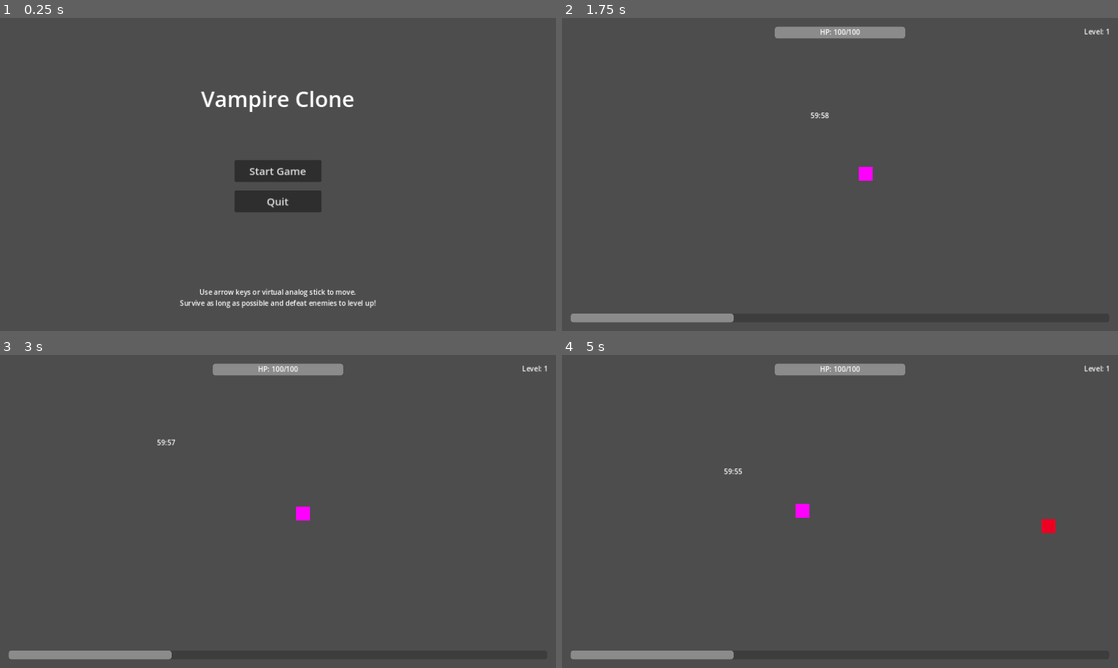
Above: before the commit, frames 1-4 (two rows, left to right).
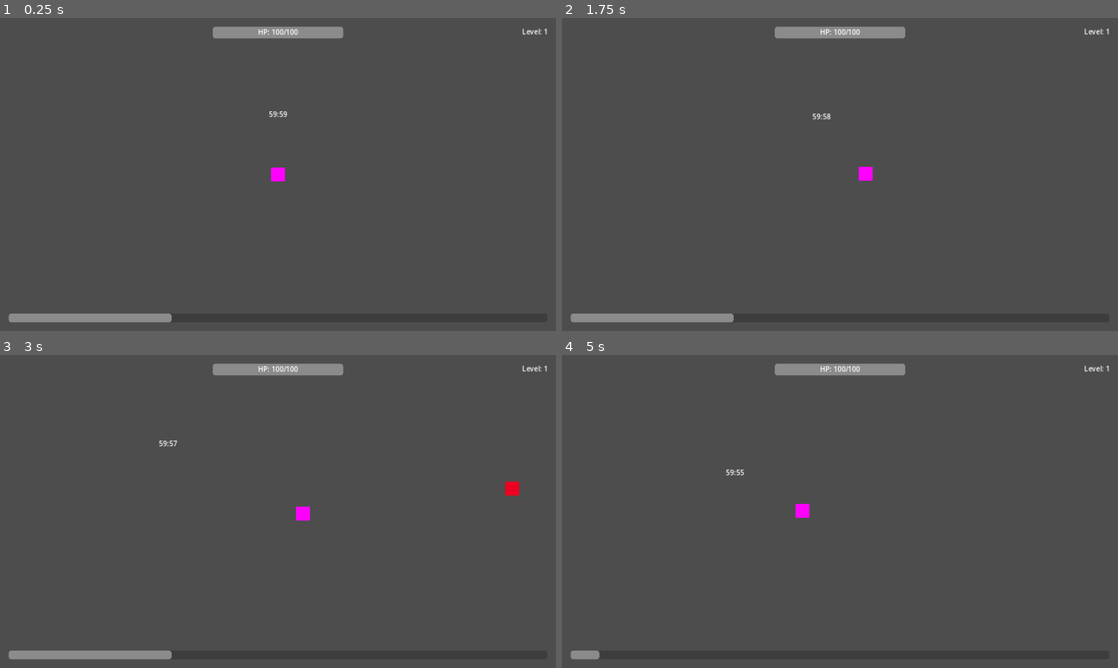
Above: after the commit, the same moments.

Repository: Elgert/first-game
Game: Godot game, scene res://scenes/game.tscn
The game is run twice, just before and just after one commit, with the same random seed, the same clock (stepped at 60 frames per second) and the same inputs. Before the commit the project starts from res://scenes/main.tscn.
Inputs (mouse positions are in pixels of both pictures, inside the frame that each line leads up to):
- Up to frame 1 (0.25 s): no input
- Up to frame 2 (1.75 s): click (840, 171) at 0.5 s, where only the run before the commit has a clickable "Start Game"; move the mouse to (962, 158) at 1.27 s; hold Right (ui_right) from 1.28 s (still down); click (962, 158) at 1.42 s
- Up to frame 3 (3 s): release Right (ui_right) at 2 s; drag from (166, 527) to (250, 574) at 2.02 s; move the mouse to (333, 442) at 2.77 s; hold Right (ui_right) from 2.78 s (still down)
- Up to frame 4 (5 s): release Right (ui_right) at 3.5 s; drag from (812, 574) to (673, 464) at 3.52 s; move the mouse to (1006, 558) at 4.27 s; hold Left (ui_left) from 4.28 s (still down)

The runs differ from the first frame. In frame 1, 5.1% of the frame differs, in the area x 1-99%, y 2-98%; in frame 2, less than 0.1%; in frame 3, 0.2%; in frame 4, 0.9%.

Commit message:
Update main scene reference, enhance VSCode settings, and refine scene files with UID adjustments and new weapon functionality

Diff:
--- a/project.godot
+++ b/project.godot
@@ -11,7 +11,7 @@
 [application]
 
 config/name="Vampire Clone"
-run/main_scene="res://scenes/main.tscn"
+run/main_scene="res://scenes/game.tscn"
 config/features=PackedStringArray("4.2")
 config/icon="res://icon.svg"
 
--- a/scenes/analog_stick.tscn
+++ b/scenes/analog_stick.tscn
@@ -39,7 +39,7 @@
 grow_horizontal = 2
 grow_vertical = 2
 mouse_filter = 2
-color = Color(0.0, 0.0, 0.0, 0.196078)
+color = Color(0, 0, 0, 0.196078)
 
 [node name="CollisionShape2D" type="CollisionShape2D" parent="Base"]
 position = Vector2(100, 100)
--- a/scenes/enemy_basic.tscn
+++ b/scenes/enemy_basic.tscn
@@ -22,7 +22,6 @@
 
 [node name="PlayerDetection" type="Area2D" parent="."]
 collision_layer = 0
-collision_mask = 1
 
 [node name="CollisionShape2D" type="CollisionShape2D" parent="PlayerDetection"]
 shape = SubResource("CircleShape2D_v83y3")
--- a/scenes/game.tscn
+++ b/scenes/game.tscn
@@ -1,12 +1,8 @@
-[gd_scene load_steps=6 format=3 uid="uid://df0a1j1cqpbkk"]
+[gd_scene load_steps=5 format=3 uid="uid://yyenrdmatgy0"]
 
-[ext_resource type="PackedScene" uid="uid://b3r45kypfcy2u" path="res://scenes/player.tscn" id="1_yt1ie"]
-[ext_resource type="PackedScene" uid="uid://dsgjlq6u7x38s" path="res://scenes/analog_stick.tscn" id="2_oj3va"]
-[ext_resource type="Script" path="res://scripts/game_manager.gd" id="3_dkyex"]
-
-[sub_resource type="FastNoiseLite" id="FastNoiseLite_87pnb"]
-noise_type = 2
-frequency = 0.0073
+[ext_resource type="PackedScene" uid="uid://nvkr7gbbtpua" path="res://scenes/player.tscn" id="1_yt1ie"]
+[ext_resource type="PackedScene" uid="uid://bdwf8kr1c001" path="res://scenes/analog_stick.tscn" id="2_oj3va"]
+[ext_resource type="Script" uid="uid://605eqxdl1ftw" path="res://scripts/game_manager.gd" id="3_dkyex"]
 
 [sub_resource type="TileSet" id="TileSet_8n50p"]
 
@@ -19,15 +15,10 @@
 layer_0/name = "Ground"
 
 [node name="Player" parent="." instance=ExtResource("1_yt1ie")]
-position = Vector2(0, 0)
 
 [node name="CanvasLayer" type="CanvasLayer" parent="."]
 
 [node name="AnalogStick" parent="CanvasLayer" instance=ExtResource("2_oj3va")]
-offset_left = 0.0
-offset_top = 0.0
-offset_right = 0.0
-offset_bottom = 0.0
 
 [node name="HUD" type="Control" parent="CanvasLayer"]
 layout_mode = 3
@@ -93,7 +84,6 @@
 grow_horizontal = 2
 grow_vertical = 0
 max_value = 1.0
-step = 0.01
 value = 0.3
 show_percentage = false
 
--- a/scenes/player.tscn
+++ b/scenes/player.tscn
@@ -1,6 +1,7 @@
-[gd_scene load_steps=4 format=3 uid="uid://b3r45kypfcy2u"]
+[gd_scene load_steps=5 format=3 uid="uid://nvkr7gbbtpua"]
 
-[ext_resource type="Script" path="res://scripts/player.gd" id="1_kcvxj"]
+[ext_resource type="Script" uid="uid://btq0tuwbjwnw5" path="res://scripts/player.gd" id="1_kcvxj"]
+[ext_resource type="Script" uid="uid://cw1aahoubta0a" path="res://scripts/weapon_projectile.gd" id="2_kpxe5"]
 
 [sub_resource type="CircleShape2D" id="CircleShape2D_u7fnj"]
 radius = 16.0
@@ -22,3 +23,6 @@
 [node name="Camera2D" type="Camera2D" parent="."]
 position_smoothing_enabled = true
 position_smoothing_speed = 3.0
+
+[node name="BasicWeapon" type="Node2D" parent="."]
+script = ExtResource("2_kpxe5")
--- a/scripts/weapon_base.gd
+++ b/scripts/weapon_base.gd
@@ -5,14 +5,14 @@
 # Weapon properties
 @export var weapon_name = "Base Weapon"
 @export var damage = 10
-@export var attack_speed = 1.0  # Attacks per second
+@export var attack_speed = 1.0 # Attacks per second
 @export var attack_range = 200.0
 @export var level = 1
 @export var max_level = 8
 
 # Internal variables
 var cooldown_timer = 0.0
-var cooldown = 1.0  # Will be set based on attack_speed
+var cooldown = 1.0 # Will be set based on attack_speed
 var target = null
 
 # References
@@ -63,9 +63,9 @@
 # Apply stat upgrades based on level
 func _apply_upgrade():
 	# Base implementation - override in specific weapons
-	damage = int(damage * 1.2)  # 20% damage increase per level
-	attack_speed *= 1.1  # 10% attack speed increase per level
-	attack_range *= 1.05  # 5% range increase per level
+	damage = int(damage * 1.2) # 20% damage increase per level
+	attack_speed *= 1.1 # 10% attack speed increase per level
+	attack_range *= 1.05 # 5% range increase per level
 
 	# Update cooldown based on new attack speed
 	cooldown = 1.0 / attack_speed
--- a/scripts/weapon_projectile.gd
+++ b/scripts/weapon_projectile.gd
@@ -1,15 +1,40 @@
-extends WeaponBase
+extends Node2D
 
+# Weapon properties
+@export var weapon_name = "Projectile Weapon"
+@export var damage = 10
+@export var attack_speed = 1.0  # Attacks per second
+@export var attack_range = 500.0
+@export var level = 1
+@export var max_level = 8
+
+# Projectile specific properties
 @export var projectile_speed = 300.0
 @export var projectile_count = 1
-@export var projectile_spread = 15.0 # Degrees between projectiles
-@export var pierce_count = 0 # How many enemies a projectile can pierce (0 = no piercing)
+@export var projectile_spread = 15.0  # Degrees between projectiles
+@export var pierce_count = 0  # How many enemies a projectile can pierce (0 = no piercing)
+
+# Internal variables
+var cooldown_timer = 0.0
+var cooldown = 1.0  # Will be set based on attack_speed
 
 var projectile_scene = preload("res://scenes/projectile.tscn")
 
 func _ready():
-	super._ready()
-	weapon_name = "Projectile Weapon"
+	# Initialize weapon
+	cooldown = 1.0 / attack_speed
+
+func _physics_process(delta):
+	# Handle cooldown
+	cooldown_timer -= delta
+
+	# Check if can attack
+	if cooldown_timer <= 0:
+		# Find targets and attack
+		attack()
+
+		# Reset cooldown
+		cooldown_timer = cooldown
 
 func attack():
 	var enemies = get_tree().get_nodes_in_group("enemies")
@@ -43,7 +68,7 @@
 	projectile.damage = damage
 	projectile.speed = projectile_speed
 	projectile.pierce_count = pierce_count
-	projectile.source = owner_node # The player
+	projectile.source = get_parent()  # The player
 
 	# Set position and direction
 	projectile.global_position = global_position
@@ -52,8 +77,37 @@
 	# Add to the scene
 	get_tree().root.add_child(projectile)
 
+# Find nearest enemy within range
+func find_target():
+	var enemies = get_tree().get_nodes_in_group("enemies")
+	var closest_enemy = null
+	var closest_distance = attack_range
+
+	for enemy in enemies:
+		var distance = global_position.distance_to(enemy.global_position)
+		if distance < closest_distance:
+			closest_enemy = enemy
+			closest_distance = distance
+
+	return closest_enemy
+
+# Level up the weapon
+func upgrade():
+	if level < max_level:
+		level += 1
+		_apply_upgrade()
+		return true
+	return false
+
+# Apply stat upgrades based on level
 func _apply_upgrade():
-	super._apply_upgrade()
+	# Base implementation
+	damage = int(damage * 1.2)  # 20% damage increase per level
+	attack_speed *= 1.1  # 10% attack speed increase per level
+	attack_range *= 1.05  # 5% range increase per level
+
+	# Update cooldown based on new attack speed
+	cooldown = 1.0 / attack_speed
 
 	# Specific upgrades for projectile weapon
 	match level:
Not shown: 1 places in scenes/analog_stick.tscn that only renumber resources
Not shown: 1 places in scenes/enemy_basic.tscn that only renumber resources
Not shown: 1 places in scenes/main.tscn that only renumber resources
Not shown: 1 places in scenes/projectile.tscn that only renumber resources
